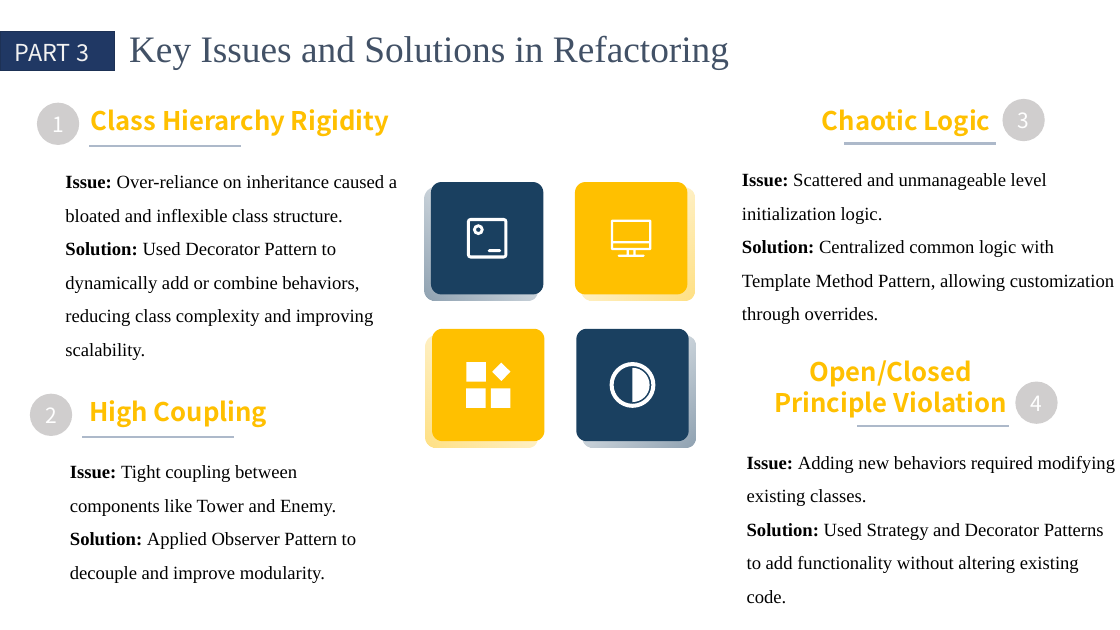
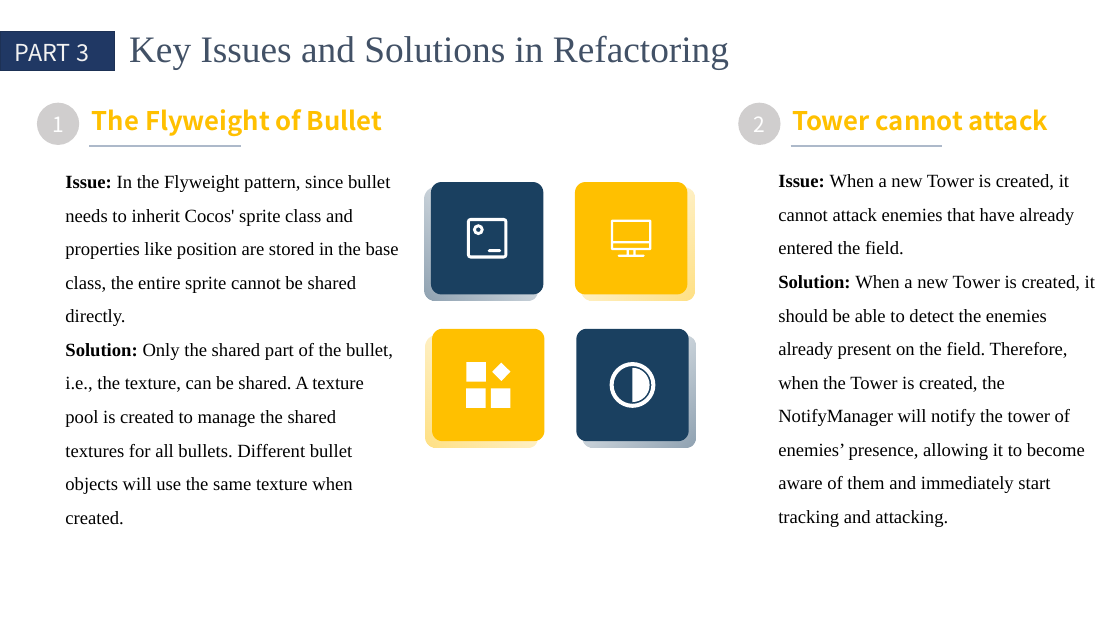
Before and after one commit to QinCheng0928/Cocos2d, a slide deck: slide 15 of 文档/DesignPattern.pptx. Drawn at 1120x630 pixels with LibreOffice and Linux fonts; fonts in the diff are those of the drawing. Boxes give left, top, right and bottom in pixels: in the first picture for what was removed or moved away, otherwise in the second. Text is boxed around its words. In the diff, an @@ line names an element or a change of style, - is before the commit and + after.

```diff
--- a/文档/DesignPattern.pptx
+++ b/文档/DesignPattern.pptx
@@ text at (x1=92, y1=109, x2=382, y2=136): text changed @@
-Class Hierarchy Rigidity
+The Flyweight of Bullet
@@ ellipse "2" moved from (x1=30, y1=394, x2=72, y2=436) to (x1=739, y1=103, x2=781, y2=145) @@
@@ text added at (x1=792, y1=109, x2=1048, y2=131), 22 pt, text #FFC000, bold @@
+Tower cannot attack
@@ text removed at (x1=822, y1=109, x2=990, y2=136) @@
-Chaotic Logic
@@ ellipse removed at (x1=1002, y1=99, x2=1044, y2=141) @@
-3
@@ line moved from (82, 437) - (234, 437) to (791, 146) - (942, 146) @@
@@ line removed from (844, 144) to (996, 144) @@
@@ text at (x1=65, y1=175, x2=399, y2=525): text changed @@
-Issue: Over-reliance on inheritance caused a bloated and inflexible class structure.
-Solution: Used Decorator Pattern to dynamically add or combine behaviors, reducing class complexity and improving scalability.
+Issue: In the Flyweight pattern, since bullet needs to inherit Cocos' sprite class and properties like position are stored in the base class, the entire sprite cannot be shared directly.
+Solution: Only the shared part of the bullet, i.e., the texture, can be shared. A texture pool is created to manage the shared textures for all bullets. Different bullet objects will use the same texture when created.
@@ text removed at (x1=742, y1=173, x2=1114, y2=324) @@
-Issue: Scattered and unmanageable level initialization logic.
-Solution: Centralized common logic with Template Method Pattern, allowing customization through overrides.
@@ text at (x1=778, y1=174, x2=1095, y2=527): text changed @@
-Issue: Tight coupling between components like Tower and Enemy.
-Solution: Applied Observer Pattern to decouple and improve modularity.
+Issue: When a new Tower is created, it cannot attack enemies that have already entered the field.
+Solution: When a new Tower is created, it should be able to detect the enemies already present on the field. Therefore, when the Tower is created, the NotifyManager will notify the tower of enemies’ presence, allowing it to become aware of them and immediately start tracking and attacking.
@@ text removed at (x1=774, y1=360, x2=1007, y2=418) @@
-Open/Closed Principle Violation
@@ ellipse removed at (x1=1016, y1=381, x2=1058, y2=423) @@
-4
@@ text removed at (x1=89, y1=400, x2=267, y2=428) @@
-High Coupling
@@ line removed from (858, 426) to (1009, 426) @@
@@ text removed at (x1=747, y1=456, x2=1116, y2=604) @@
-Issue: Adding new behaviors required modifying existing classes.
-Solution: Used Strategy and Decorator Patterns to add functionality without altering existing code.
```
Also in this commit, not shown: 1 other slide changed, 1 other file.
